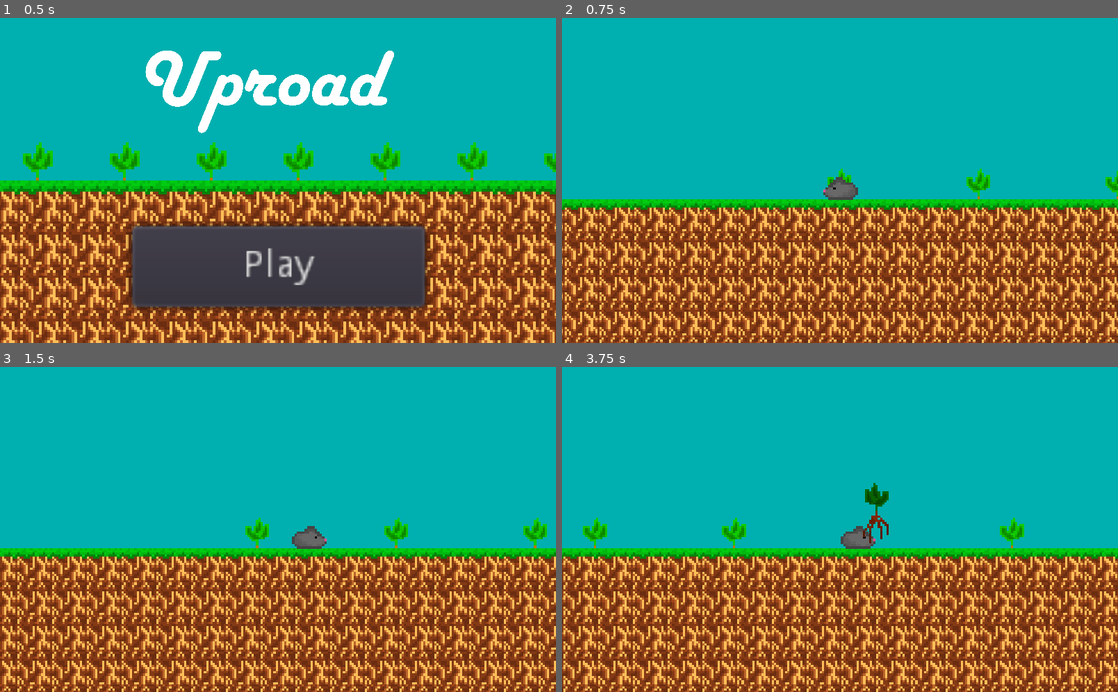
Above: before the commit, frames 1-4 (two rows, left to right).
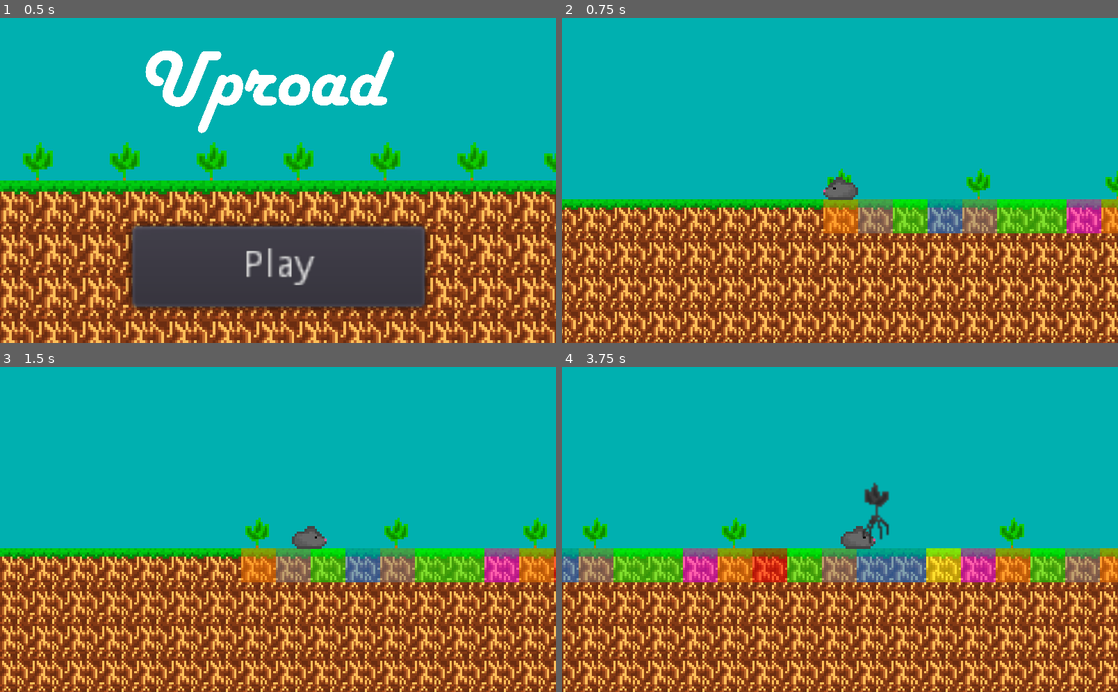
Above: after the commit, the same moments.

Repository: EndersteveGamer/GGJ-2023
Game: Godot game, scene res://Scene/Intro/Intro.tscn
Same seed, same stepped clock (60 frames per second), same inputs: the game is played once before the commit and once after it.
Inputs:
- Up to frame 1 (0.5 s): no input
- Up to frame 2 (0.75 s): click "Play" at 0.5 s
- Up to frame 3 (1.5 s): tap Enter at 1.25 s; hold Right (ui_right) from 1.28 s (still down)
- Up to frame 4 (3.75 s): release Right (ui_right) at 2.03 s; hold Down (ui_down) 2.03-2.78 s; hold Right (ui_right) 2.78-3.53 s; hold Up (ui_up) from 3.53 s (still down)

Frame 1 is identical in both runs. In frame 2, 5.5% of the frame differs, in the area x 47-100%, y 55-67%; in frame 3, 5.9%; in frame 4, 11%, in the area x 0-100%, y 35-67%.

Commit message:
Soil color

Diff:
--- /dev/null
+++ b/The Other Godot Project/Scene/Soil.tscn
@@ -0,0 +1,6 @@
+[gd_scene load_steps=2 format=2]
+
+[ext_resource path="res://Sprite/fruit.png" type="Texture" id=1]
+
+[node name="Soil" type="Sprite"]
+texture = ExtResource( 1 )
--- a/The Other Godot Project/Script/Game.gd
+++ b/The Other Godot Project/Script/Game.gd
@@ -5,6 +5,8 @@
 var gridSize=64 # number of case
 var gridWidth=64 # width of each case
 onready var plant=preload("res://Scene/Plant.tscn")
+onready var soil=preload("res://Scene/Soil.tscn")
+
 onready var rng=RandomNumberGenerator.new()
 var sinsIndex=[
 	"wrath",
@@ -127,6 +129,14 @@
 	pass # Replace with function body.
 	for i in range(gridSize):
 		soilColor[i]=rng.randi()%7
+		var newSoil=soil.instance()
+		newSoil.modulate=getSin(soilColor[i])["color"]
+		newSoil.modulate.a=0.5
+		newSoil.position.y=64
+		newSoil.scale.x=2
+		newSoil.scale.y=2
+		add_child(newSoil)
+		newSoil.position.x=gridToPoint(i)
 
 # Called every frame. 'delta' is the elapsed time since the previous frame.
 #func _process(delta):
--- a/The Other Godot Project/Script/Rat.gd
+++ b/The Other Godot Project/Script/Rat.gd
@@ -14,7 +14,7 @@
 var uprooting=0
 export var timeToUproot=0.5
 
-#var plantGray=preload('')
+var plantGray=preload("res://Sprite/Plantier plant of the 80s.png")
 
 var index=0
 
@@ -43,7 +43,7 @@
 			second=null
 		if uproot!=null:
 			uprooting=0.001
-			grabbed.texture=uproot.get_node("Sprite").texture
+			grabbed.texture=plantGray
 			grabbed.modulate=owner.getSin(uproot.color)["color"]
 			uproot.owner.remove_child(uproot)
 			add_child(uproot)
Not shown, added: The Other Godot Project/Sprite/Root Block.png.import
